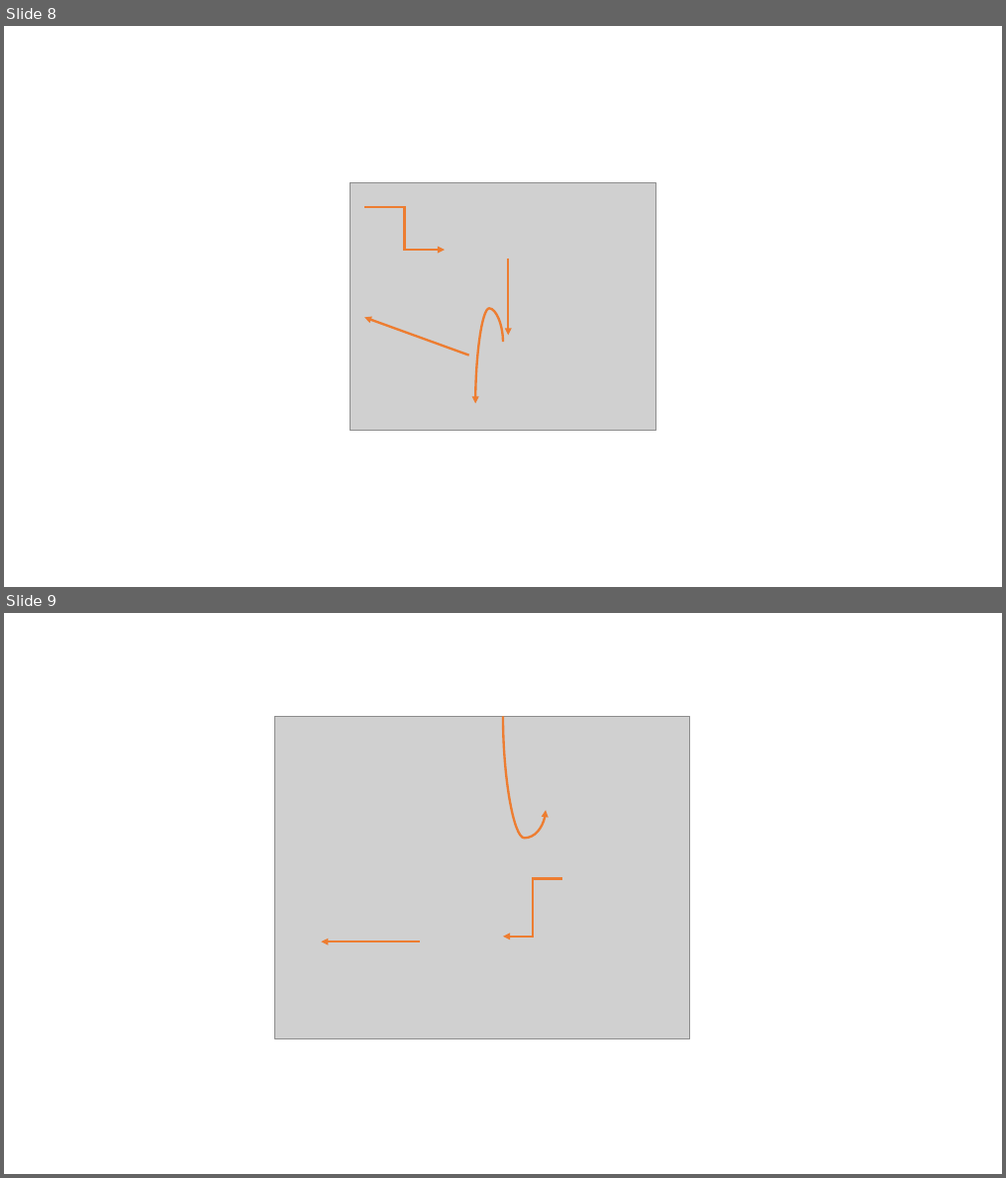
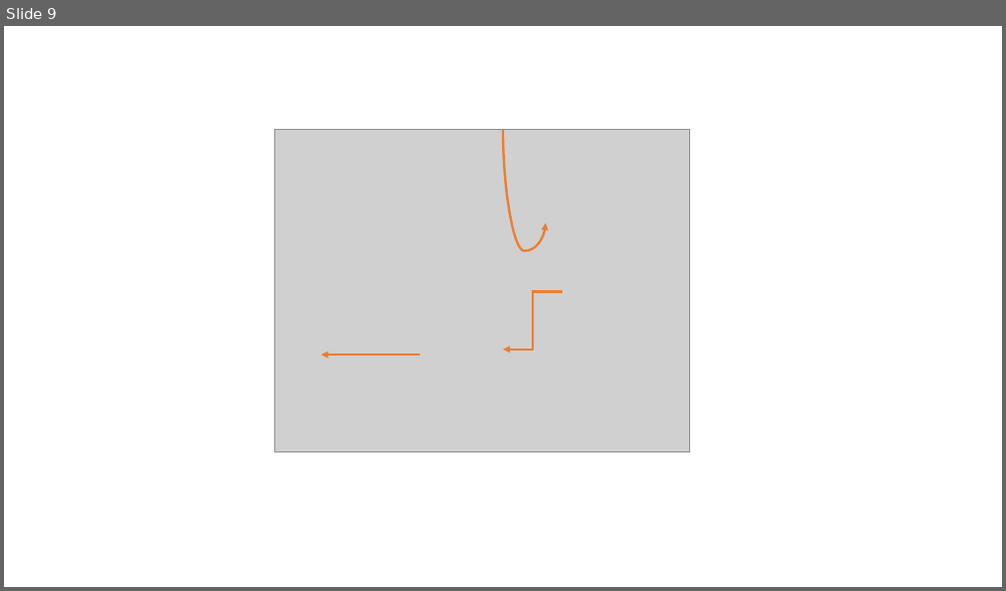
Before and after one commit to MattdewT/KE4, a slide deck: Grafiken.pptx. Shown one above the other, each under a label of ours: slides 8 and 9 before the commit, slide 9 after it. The pictures are 1006x1178 and 1006x591 pixels, drawn with LibreOffice and Linux fonts; fonts in the diff are those of the drawing; grey boxes stand for pictures. Boxes give left, top, right and bottom in pixels: in the first picture for what was removed or moved away, otherwise in the second. Text is boxed around its words. In the diff, an @@ line names an element or a change of style, - is before the commit and + after.

```diff
--- a/Grafiken.pptx
+++ b/Grafiken.pptx
@@ slide 8 removed at (4, 26, 1002, 587), background #FFFFFF @@
@@ picture removed at (350, 182, 656, 430) @@
@@ elbow arrow removed from (364, 207) to (445, 250) @@
@@ arrow removed from (509, 259) to (509, 335) @@
@@ arrow removed from (469, 356) to (364, 317) @@
@@ curved arrow removed from (503, 342) to (475, 404) @@
```
Also in this commit, not shown: 1 slide added, 2 other files.
